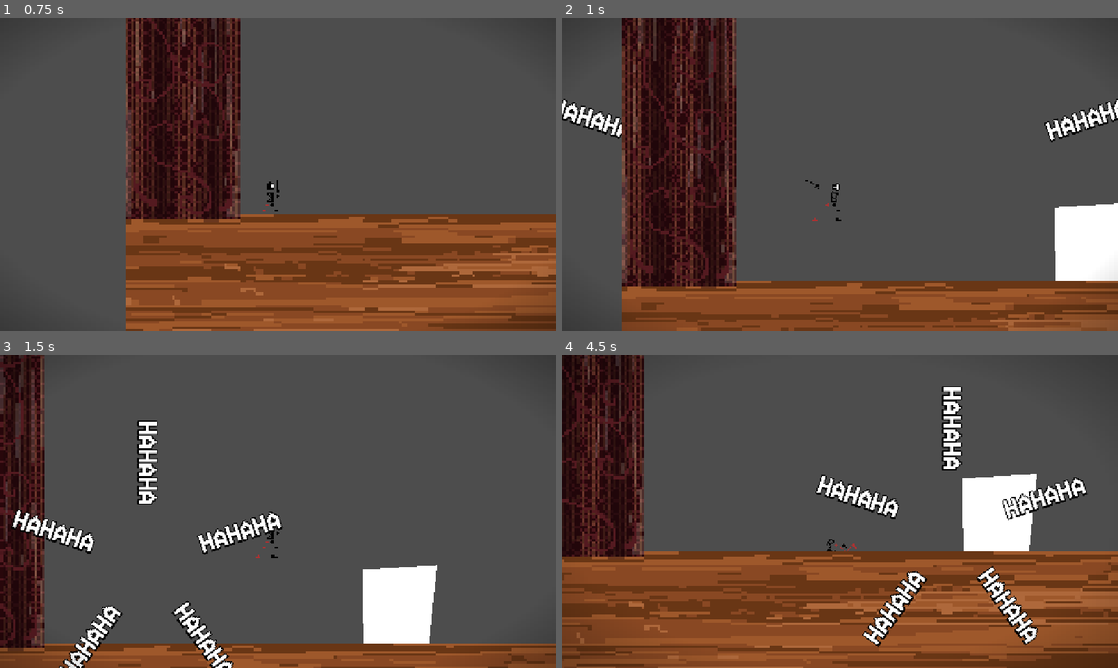
Above: before the commit, frames 1-4 (two rows, left to right).
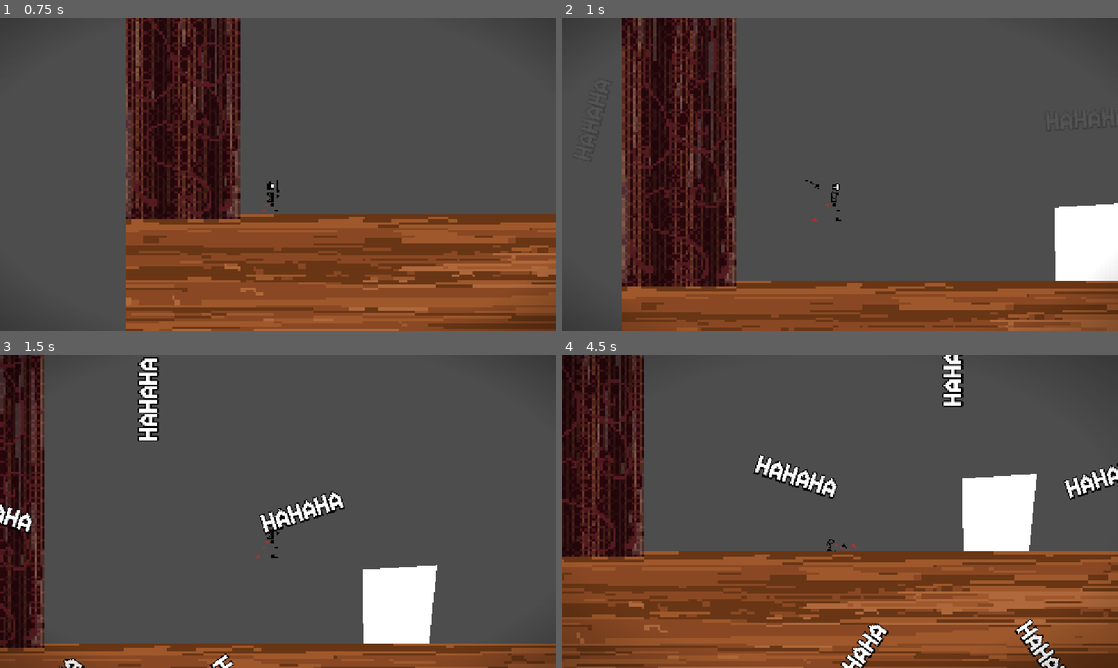
Above: after the commit, the same moments.

Repository: Jeremy-81/GamaBanda
Game: Godot game, scene res://scenes/levels/backstage_1/backstage_1.tscn
The game is run twice, just before and just after one commit, with the same random seed, the same clock (stepped at 60 frames per second) and the same inputs. This scene is started directly instead of the project's main scene.
Inputs (mouse positions are in pixels of both pictures, inside the frame that each line leads up to):
- Up to frame 1 (0.75 s): move the mouse to (400, 158) at 0.52 s; hold D (go_right) from 0.53 s (still down); click (400, 158) at 0.6 s
- Up to frame 2 (1 s): keep holding D (go_right); tap Space (jump) at 0.77 s
- Up to frame 3 (1.5 s): keep holding D (go_right); move the mouse to (166, 527) at 1.27 s; click (166, 527) at 1.35 s
- Up to frame 4 (4.5 s): tap Space (jump) at 1.52, 3.02, 3.77 s; move the mouse to (895, 442) at 2.02 s; release D (go_right) at 2.03 s; hold A (go_left) 2.03-2.78 s; tap Shift (dash) at 2.1, 4.35 s; click (895, 442) at 2.3 s; move the mouse to (812, 574) at 2.77 s; hold D (go_right) 2.78-4.28 s; click (812, 574) at 2.85 s; move the mouse to (1006, 558) at 3.52 s; click (1006, 558) at 3.6 s; move the mouse to (673, 464) at 4.27 s; hold A (go_left) from 4.28 s (still down)

Frame 1 is identical in both runs. In frame 2, 1.3% of the frame differs, in the area x 0-100%, y 25-40%; in frame 3, 5.1%; in frame 4, 5.6%, in the area x 34-100%, y 0-100%.

Commit message:
Added effects to the laught attack

Diff:
--- a/scenes/boss_attacks/laugh_attack/laugh_attack.gd
+++ b/scenes/boss_attacks/laugh_attack/laugh_attack.gd
@@ -4,21 +4,36 @@
 @export var lifetime : float = 1.0;
 @export var objective : Node2D;
 var direction : Vector2;
+var is_active := false;
 
 func _ready():
-	$LifeTimer.start(lifetime - 0.4);
+	rotation = randf() * PI - PI / 2.0;
+
 	direction = global_position.direction_to(objective.global_position);
-	rotation = global_position.angle_to_point(objective.global_position);
-	if rotation_degrees > 90.0 or rotation_degrees < -90.0:
-		rotation += PI;
+	var target_rotation : float = global_position.angle_to_point(objective.global_position);
+	if target_rotation > PI/2.0 or target_rotation < -PI/2.0:
+		target_rotation += PI;
+
+	var tween = create_tween();
+	tween.tween_property(self, "modulate:a", 1.0, 0.2).from(0.0);
+	tween.parallel();
+	tween.tween_property(self, "rotation", target_rotation, 0.2);
+	tween.tween_callback(func(): is_active = true);
+	tween.play();
+	$LifeTimer.start(lifetime - 0.4 + 0.2);
+	pass;
+
+func activate():
 	pass;
 
 func _physics_process(delta):
+	if !is_active: return;
 	position += direction * delta * speed;
 	pass;
 
 
 func _on_life_timer_timeout():
+	$CollisionShape2D.disabled = true;
 	var tween = get_tree().create_tween();
 	tween.tween_property($Label, "visible_ratio", 0.0, 0.4);
 	tween.parallel();
